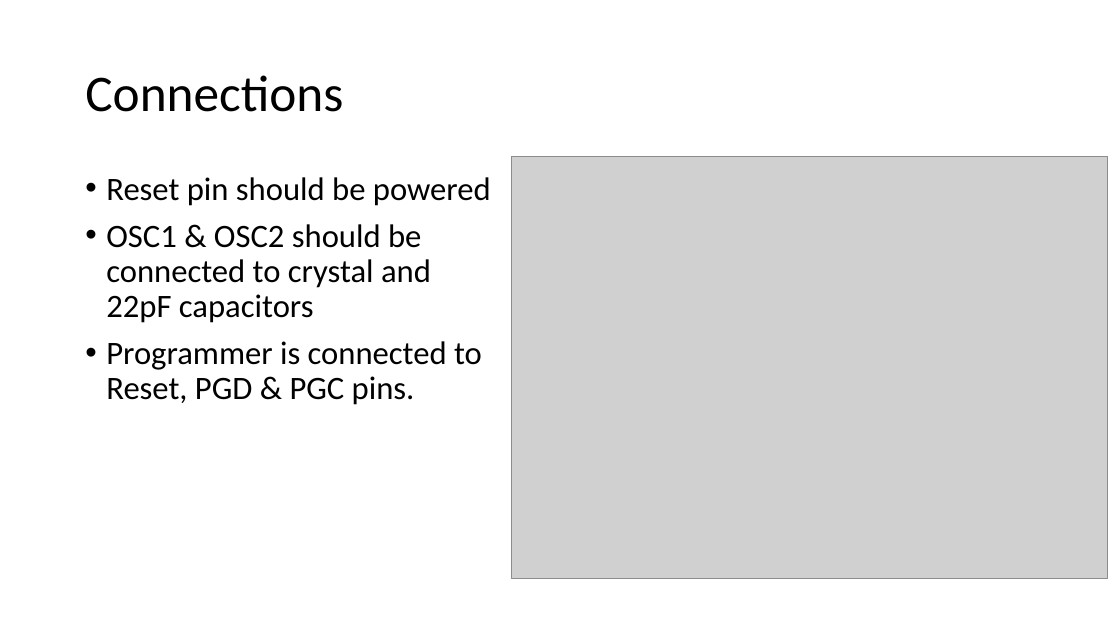
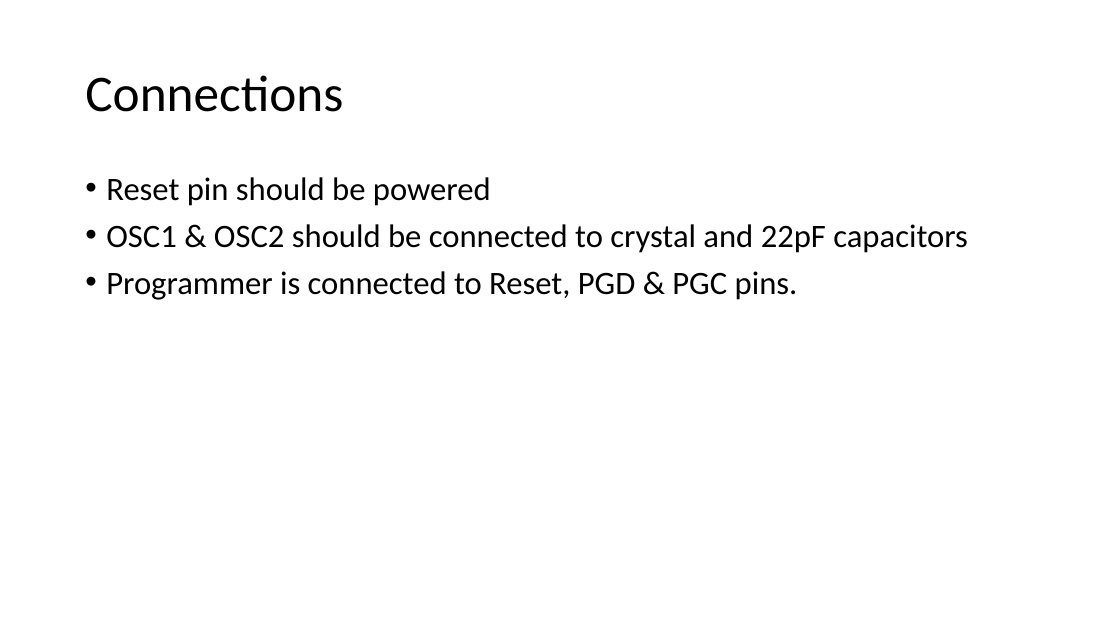
Before and after one commit to mee427/mee427.github.io, a slide deck: slide 5 of Microcontoller.pptx (slide 4 before the commit). Drawn at 1120x630 pixels with LibreOffice and Linux fonts; fonts in the diff are those of the drawing; grey boxes stand for pictures. Boxes give left, top, right and bottom in pixels: in the first picture for what was removed or moved away, otherwise in the second. Text is boxed around its words. In the diff, an @@ line names an element or a change of style, - is before the commit and + after.

```diff
--- a/Microcontoller.pptx
+++ b/Microcontoller.pptx
@@ text "Reset pin should be powered" rewrapped from box(106, 177, 491, 405) to box(106, 177, 968, 300) @@
@@ picture removed at box(512, 156, 1108, 578) @@
```
Also in this commit, not shown: 2 other slides changed, 7 slides added, 1 slide removed.
